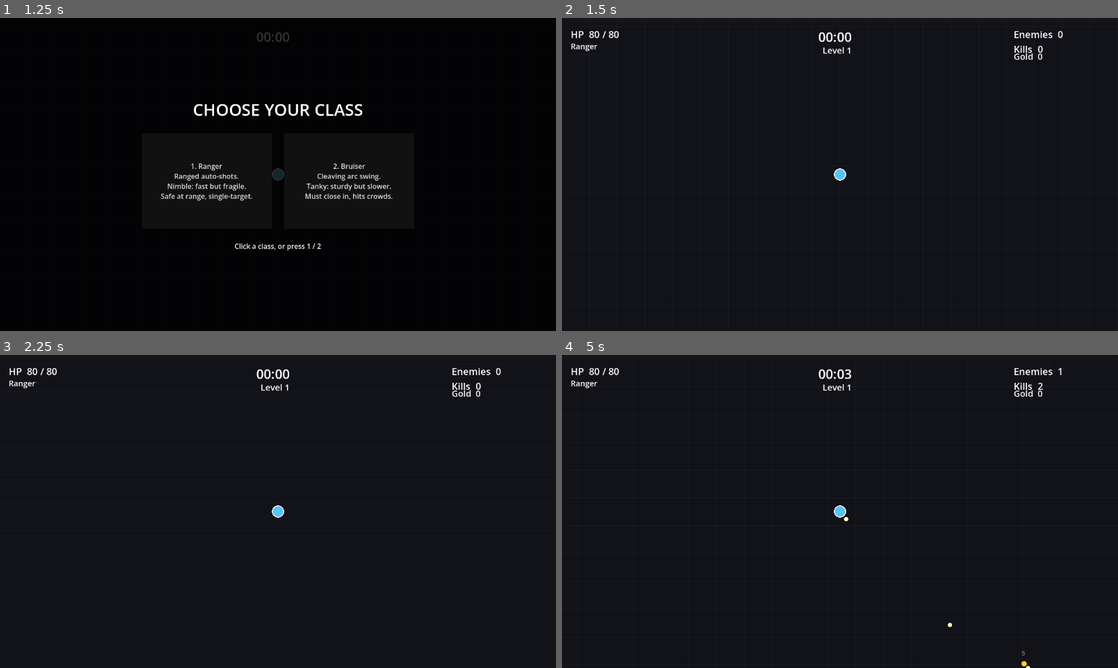
Above: before the commit, frames 1-4 (two rows, left to right).
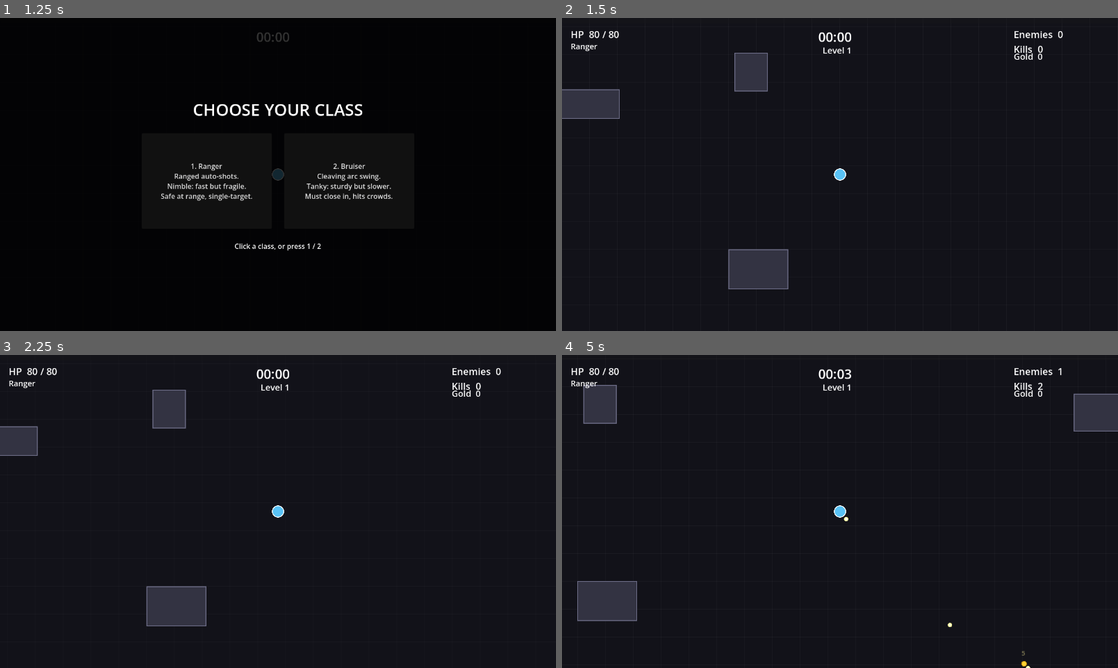
Above: after the commit, the same moments.

Repository: veighnsche/survivors-prototype
Game: Godot game, scene res://main_menu.tscn
Same seed, same stepped clock (60 frames per second), same inputs: the game is played once before the commit and once after it.
Inputs:
- Up to frame 1 (1.25 s): click "Start Run" at 0.5 s
- Up to frame 2 (1.5 s): click "1. Ranger Ranged auto-shots. …" at 1.25 s
- Up to frame 3 (2.25 s): tap Enter at 2 s; hold D from 2.03 s (still down); tap 1 at 2.1 s
- Up to frame 4 (5 s): release D at 2.78 s; hold S 2.78-3.53 s; tap 2 at 2.85 s; hold D 3.53-4.28 s; tap 3 at 3.6 s; hold W from 4.28 s (still down); tap Q at 4.35 s

Frame 1 is identical in both runs. In frame 2, 3.1% of the frame differs, in the area x 0-41%, y 11-87%; in frame 3, 2.8%; in frame 4, 3.1%.

Commit message:
M4: chests, temporary boosts, obstacles + color fix
- Recolor large XP gem to purple so it no longer reads as gold coins.
- Obstacle field: deterministic buildings streamed per world cell around the
  player (infinite), StaticBody2D the player collides with. Plane is no longer
  empty. Enemies pass through for now.
- Treasure chests: drop from boss (guaranteed) and tanks (chance); on touch,
  grant 1-3 level-ups + gold.
- Temporary boosts (pickups): Frenzy (attack speed), Power (damage), Haste
  (move speed), Shield (invuln). Timed multipliers on the player.
- Magnet/heal/bomb pickups slightly more common.

Co-Authored-By: Claude Opus 4.8 <noreply@anthropic.com>

Diff:
--- /dev/null
+++ b/scripts/chest.gd
@@ -0,0 +1,33 @@
+class_name Chest
+extends Node2D
+## A treasure chest dropped by elites/boss. Collected by touch; grants a burst of
+## level-ups + gold.
+
+const TOUCH := 32.0
+
+var player: Node2D
+var game
+
+
+func _ready() -> void:
+	z_index = 3
+	queue_redraw()
+
+
+func _process(_delta: float) -> void:
+	if player != null and is_instance_valid(player):
+		if global_position.distance_to(player.global_position) <= TOUCH:
+			_open()
+
+
+func _open() -> void:
+	if game != null:
+		game.open_chest(global_position)
+	queue_free()
+
+
+func _draw() -> void:
+	draw_rect(Rect2(-15, -11, 30, 22), Color(0.5, 0.32, 0.15))
+	draw_rect(Rect2(-15, -11, 30, 22), Color(0.9, 0.68, 0.22), false, 2.5)
+	draw_rect(Rect2(-15, -3, 30, 5), Color(0.9, 0.68, 0.22))
+	draw_circle(Vector2(0, 0), 2.5, Color(0.95, 0.85, 0.35))
--- a/scripts/config.gd
+++ b/scripts/config.gd
@@ -83,9 +83,25 @@
 ]
 
 # --- Pickups & juice --------------------------------------------------------
-var PICKUP_DROP_CHANCE := {"small": 0.004, "medium": 0.02, "large": 0.12}
-var PICKUP_WEIGHTS := {"heal": 0.6, "magnet": 0.25, "bomb": 0.15}
+var PICKUP_DROP_CHANCE := {"small": 0.006, "medium": 0.03, "large": 0.14}
+var PICKUP_WEIGHTS := {"heal": 0.34, "magnet": 0.16, "bomb": 0.12, "frenzy": 0.13, "power": 0.13, "haste": 0.12}
 var HEAL_AMOUNT := 40.0
+
+# Temporary boosts (seconds)
+var BOOST_DURATION := 8.0
+var SHIELD_DURATION := 5.0
+
+# Chests (elite/boss reward)
+var CHEST_LEVELS_MIN := 1
+var CHEST_LEVELS_MAX := 3
+var CHEST_GOLD := 20
+var TANK_CHEST_CHANCE := 0.08
+
+# Obstacles / buildings
+var OBSTACLE_CELL := 420.0
+var OBSTACLE_VIEW_CELLS := 4
+var OBSTACLE_DENSITY := 22  # percent of world cells that hold a building
+
 var BOMB_DAMAGE := 80.0
 var BOMB_RADIUS := 720.0
 var SHOW_DAMAGE_NUMBERS := true
--- a/scripts/game.gd
+++ b/scripts/game.gd
@@ -52,6 +52,10 @@
 	var bg := BackgroundGrid.new()
 	bg.target = player
 	add_child(bg)
+
+	var obstacles := ObstacleField.new()
+	obstacles.player = player
+	add_child(obstacles)
 
 	gems_root = Node2D.new()
 	gems_root.name = "Gems"
@@ -234,6 +238,7 @@
 		for i in 6:
 			var goff := Vector2(randf_range(-50.0, 50.0), randf_range(-50.0, 50.0))
 			_spawn_gold(e.global_position + goff, int(ceil(Config.GOLD_BOSS / 6.0)))
+		_spawn_chest(e.global_position + Vector2(0, 40))
 	else:
 		_spawn_gem(e.global_position, e.xp_tier)
 		if randf() < float(Config.PICKUP_DROP_CHANCE.get(e.xp_tier, 0.0)):
@@ -241,6 +246,8 @@
 		var gd = Config.GOLD_DROP.get(e.xp_tier, null)
 		if gd != null and randf() < float(gd.chance):
 			_spawn_gold(e.global_position, int(gd.amount))
+		if e.xp_tier == "large" and randf() < Config.TANK_CHEST_CHANCE:
+			_spawn_chest(e.global_position)
 
 
 # --- Pickups ----------------------------------------------------------------
@@ -276,6 +283,23 @@
 
 func add_run_gold(n: int) -> void:
 	run_gold += int(round(n * greed_mult))
+
+
+func _spawn_chest(pos: Vector2) -> void:
+	var c := Chest.new()
+	c.player = player
+	c.game = self
+	c.global_position = pos
+	pickups_root.add_child(c)
+
+
+func open_chest(pos: Vector2) -> void:
+	Fx.death_pop(pos, Color(0.95, 0.75, 0.25))
+	Fx.shake(0.3)
+	add_run_gold(Config.CHEST_GOLD)
+	pending_levelups += randi_range(Config.CHEST_LEVELS_MIN, Config.CHEST_LEVELS_MAX)
+	if not card_screen.active:
+		_open_level_up()
 
 
 func vacuum_all_gems() -> void:
--- a/scripts/gem.gd
+++ b/scripts/gem.gd
@@ -61,7 +61,8 @@
 
 func _draw() -> void:
 	var t := _tier()
-	var colors := [Color(0.3, 0.85, 0.95), Color(0.45, 0.9, 0.4), Color(1.0, 0.8, 0.2)]
+	# small=cyan, medium=green, large=purple (kept off gold so it doesn't read as coins)
+	var colors := [Color(0.3, 0.85, 0.95), Color(0.45, 0.9, 0.4), Color(0.72, 0.42, 1.0)]
 	var radii := [5.0, 7.0, 10.0]
 	var r: float = radii[t] + min(6.0, value * 0.05)
 	draw_circle(Vector2.ZERO, r, colors[t])
--- /dev/null
+++ b/scripts/obstacle_body.gd
@@ -0,0 +1,24 @@
+class_name ObstacleBody
+extends StaticBody2D
+## A solid building/rock the player collides with. Layer 16 (obstacle).
+
+var size := Vector2(80, 80)
+var color := Color(0.2, 0.2, 0.26)
+
+
+func _ready() -> void:
+	z_index = 1
+	collision_layer = 16
+	collision_mask = 0
+	var cs := CollisionShape2D.new()
+	var rect := RectangleShape2D.new()
+	rect.size = size
+	cs.shape = rect
+	add_child(cs)
+	queue_redraw()
+
+
+func _draw() -> void:
+	var r := Rect2(-size * 0.5, size)
+	draw_rect(r, color)
+	draw_rect(r, Color(0.42, 0.42, 0.52), false, 2.0)
--- /dev/null
+++ b/scripts/obstacle_field.gd
@@ -0,0 +1,59 @@
+class_name ObstacleField
+extends Node2D
+## Infinite obstacle field. Deterministically places buildings per world cell
+## (stable via hashing) and streams them in/out around the player so the plane
+## has structure to collide with everywhere.
+
+var player: Node2D
+var _active: Dictionary = {}  # Vector2i -> ObstacleBody or null (empty cell)
+var _timer := 0.0
+
+
+func _process(delta: float) -> void:
+	_timer -= delta
+	if _timer > 0.0:
+		return
+	_timer = 0.3
+	_refresh()
+
+
+func _refresh() -> void:
+	if player == null or not is_instance_valid(player):
+		return
+	var cell: float = Config.OBSTACLE_CELL
+	var vc: int = Config.OBSTACLE_VIEW_CELLS
+	var pc := Vector2i(int(floor(player.global_position.x / cell)), int(floor(player.global_position.y / cell)))
+
+	var needed := {}
+	for dx in range(-vc, vc + 1):
+		for dy in range(-vc, vc + 1):
+			var c := pc + Vector2i(dx, dy)
+			needed[c] = true
+			if not _active.has(c):
+				var ob = _make(c, cell)
+				_active[c] = ob
+				if ob != null:
+					add_child(ob)
+
+	for c in _active.keys():
+		if not needed.has(c):
+			var ob = _active[c]
+			if ob != null and is_instance_valid(ob):
+				ob.queue_free()
+			_active.erase(c)
+
+
+func _make(c: Vector2i, cell: float):
+	if c == Vector2i(0, 0):
+		return null  # keep the spawn point clear
+	var h := hash(c)
+	if posmod(h, 100) >= int(Config.OBSTACLE_DENSITY):
+		return null
+	var ox := float(posmod(h >> 7, 220)) - 110.0
+	var oy := float(posmod(h >> 15, 220)) - 110.0
+	var w := 60.0 + float(posmod(h >> 23, 90))
+	var hgt := 60.0 + float(posmod(h >> 3, 90))
+	var ob := ObstacleBody.new()
+	ob.size = Vector2(w, hgt)
+	ob.global_position = Vector2(c) * cell + Vector2(cell * 0.5 + ox, cell * 0.5 + oy)
+	return ob
--- a/scripts/pickup.gd
+++ b/scripts/pickup.gd
@@ -28,6 +28,8 @@
 			game.vacuum_all_gems()
 		"bomb":
 			game.bomb()
+		_:
+			player.add_boost(kind)  # frenzy / power / haste / shield
 	Fx.death_pop(global_position, _color())
 	queue_free()
 
@@ -40,6 +42,14 @@
 			return Color(0.4, 0.72, 1.0)
 		"bomb":
 			return Color(0.96, 0.6, 0.22)
+		"frenzy":
+			return Color(0.95, 0.4, 0.32)
+		"power":
+			return Color(0.8, 0.42, 0.95)
+		"haste":
+			return Color(0.3, 0.9, 0.95)
+		"shield":
+			return Color(0.92, 0.9, 0.5)
 	return Color.WHITE
 
 
@@ -47,5 +57,5 @@
 	var c := _color()
 	draw_circle(Vector2.ZERO, 12.0, c)
 	draw_arc(Vector2.ZERO, 12.0, 0.0, TAU, 22, Color(1, 1, 1, 0.85), 2.0)
-	var letter: String = {"heal": "+", "magnet": "M", "bomb": "B"}.get(kind, "?")
+	var letter: String = {"heal": "+", "magnet": "M", "bomb": "B", "frenzy": "F", "power": "P", "haste": "H", "shield": "S"}.get(kind, "?")
 	draw_string(ThemeDB.fallback_font, Vector2(-5, 6), letter, HORIZONTAL_ALIGNMENT_LEFT, -1, 16, Color(0.1, 0.1, 0.12))
--- a/scripts/player.gd
+++ b/scripts/player.gd
@@ -40,6 +40,15 @@
 var armor := 0.0
 var recovery := 0.0
 
+# Temporary boosts (from pickups)
+var boost_dmg := 1.0
+var boost_dmg_t := 0.0
+var boost_rate := 1.0  # multiplies attack interval; <1 = faster
+var boost_rate_t := 0.0
+var boost_speed := 1.0
+var boost_speed_t := 0.0
+var invuln_t := 0.0
+
 # Contact damage
 var contact_tick := 0.5
 var contact_timer := 0.0
@@ -66,7 +75,7 @@
 	hp = max_hp
 	z_index = 10
 	collision_layer = 1
-	collision_mask = 0
+	collision_mask = 16  # collide with obstacles/buildings
 
 	var hurtbox := Area2D.new()
 	hurtbox.collision_layer = 4
@@ -107,13 +116,14 @@
 func _physics_process(_delta: float) -> void:
 	if dead:
 		return
-	velocity = _input_vector() * speed
+	velocity = _input_vector() * speed * boost_speed
 	move_and_slide()
 
 
 func _process(delta: float) -> void:
 	if dead:
 		return
+	_tick_boosts(delta)
 	if recovery > 0.0 and hp < max_hp:
 		hp = min(max_hp, hp + recovery * delta)
 	_handle_attack(delta)
@@ -145,7 +155,7 @@
 	if attack_timer > 0.0:
 		return
 	var fired := _melee_attack() if weapon_kind == "melee" else _ranged_attack()
-	attack_timer = attack_interval if fired else 0.1
+	attack_timer = attack_interval * boost_rate if fired else 0.1
 
 
 func _nearest_enemy() -> Node2D:
@@ -179,7 +189,7 @@
 
 func _spawn_projectile(dir: Vector2) -> void:
 	var p := Projectile.new()
-	p.damage = projectile_damage
+	p.damage = projectile_damage * boost_dmg
 	p.speed = projectile_speed
 	p.life = Config.PROJECTILE_LIFE
 	p.pierce = projectile_pierce
@@ -200,7 +210,7 @@
 	for e in get_tree().get_nodes_in_group("enemies"):
 		var to_e: Vector2 = e.global_position - global_position
 		if to_e.length() <= melee_range and absf(aim.angle_to(to_e.normalized())) <= half:
-			e.take_damage(melee_damage)
+			e.take_damage(melee_damage * boost_dmg)
 			if melee_knockback > 0.0:
 				e.global_position += to_e.normalized() * melee_knockback
 	_spawn_melee_arc(aim)
@@ -232,8 +242,42 @@
 		contact_timer = contact_tick
 
 
+func _tick_boosts(delta: float) -> void:
+	if boost_dmg_t > 0.0:
+		boost_dmg_t -= delta
+		if boost_dmg_t <= 0.0:
+			boost_dmg = 1.0
+	if boost_rate_t > 0.0:
+		boost_rate_t -= delta
+		if boost_rate_t <= 0.0:
+			boost_rate = 1.0
+	if boost_speed_t > 0.0:
+		boost_speed_t -= delta
+		if boost_speed_t <= 0.0:
+			boost_speed = 1.0
+	if invuln_t > 0.0:
+		invuln_t -= delta
+
+
+func add_boost(kind: String) -> void:
+	match kind:
+		"frenzy":
+			boost_rate = 0.5
+			boost_rate_t = Config.BOOST_DURATION
+		"power":
+			boost_dmg = 1.6
+			boost_dmg_t = Config.BOOST_DURATION
+		"haste":
+			boost_speed = 1.4
+			boost_speed_t = Config.BOOST_DURATION
+		"shield":
+			invuln_t = Config.SHIELD_DURATION
+	modulate = Color(1.4, 1.4, 0.7)
+	create_tween().tween_property(self, "modulate", Color.WHITE, 0.25)
+
+
 func take_damage(amount: float) -> void:
-	if dead:
+	if dead or invuln_t > 0.0:
 		return
 	hp -= max(0.0, amount - armor)
 	Fx.shake(Config.SHAKE_ON_HIT)
Not shown, added: scripts/chest.gd.uid
Not shown, added: scripts/obstacle_body.gd.uid
Not shown, added: scripts/obstacle_field.gd.uid
